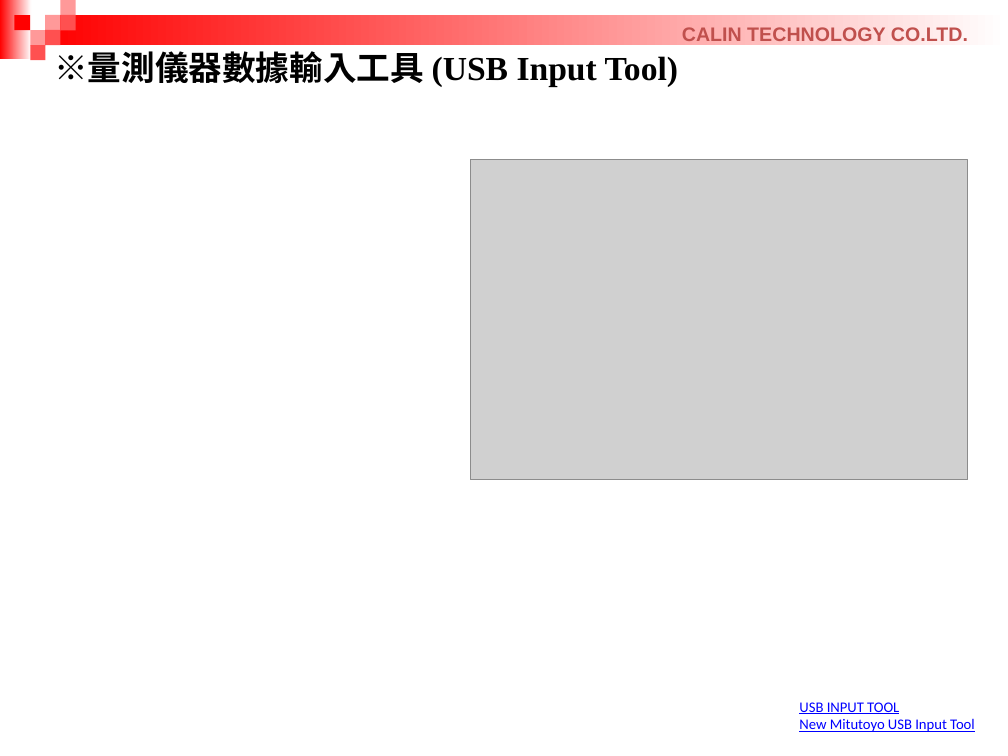
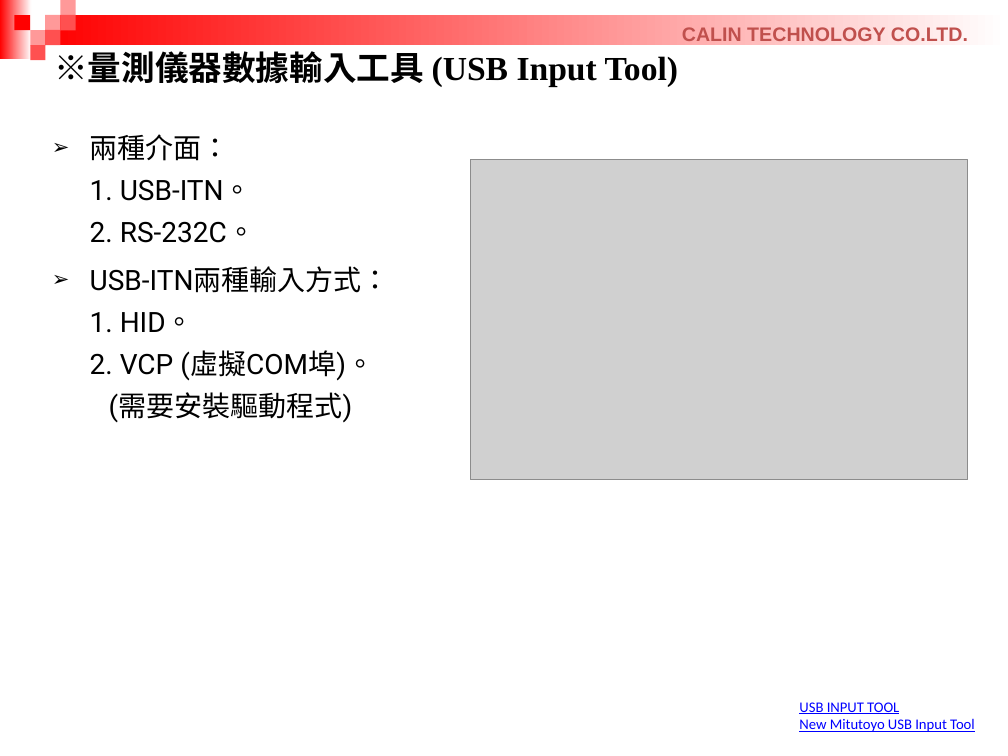
Before and after one commit to RaphWu/GitExchange, a slide deck: slide 6 of 交換/20260922/治工具設計課週報_吳仁中 20260922.pptx. Drawn at 1008x756 pixels with LibreOffice and Linux fonts; fonts in the diff are those of the drawing; grey boxes stand for pictures. Boxes give left, top, right and bottom in pixels: in the first picture for what was removed or moved away, otherwise in the second. Text is boxed around its words. In the diff, an @@ line names an element or a change of style, - is before the commit and + after.

```diff
--- a/交換/20260922/治工具設計課週報_吳仁中 20260922.pptx
+++ b/交換/20260922/治工具設計課週報_吳仁中 20260922.pptx
@@ text added at (90,134,390,422), 20 pt, text #000000 @@
+➢ 兩種介面：
+  1. USB-ITN。
+  2. RS-232C。
+➢ USB-ITN兩種輸入方式：
+  1. HID。
+  2. VCP (虛擬COM埠)。
+  (需要安裝驅動程式)
```
Also in this commit, not shown: 3 other slides changed.
